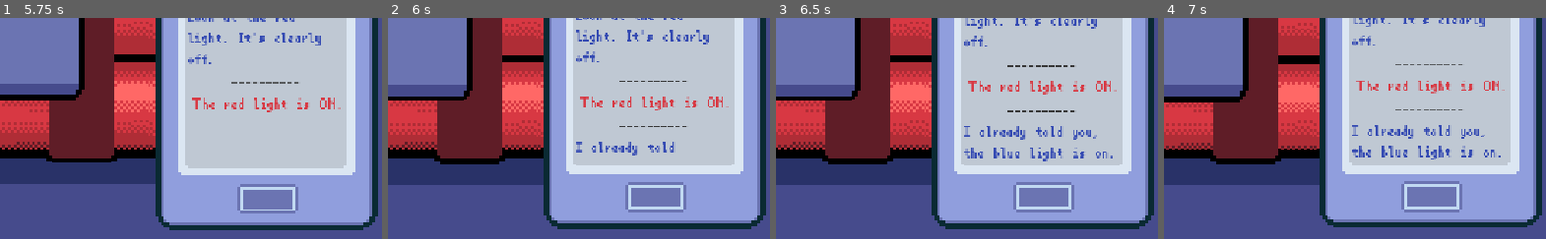
Above: before the commit, frames 1-4 (left to right).
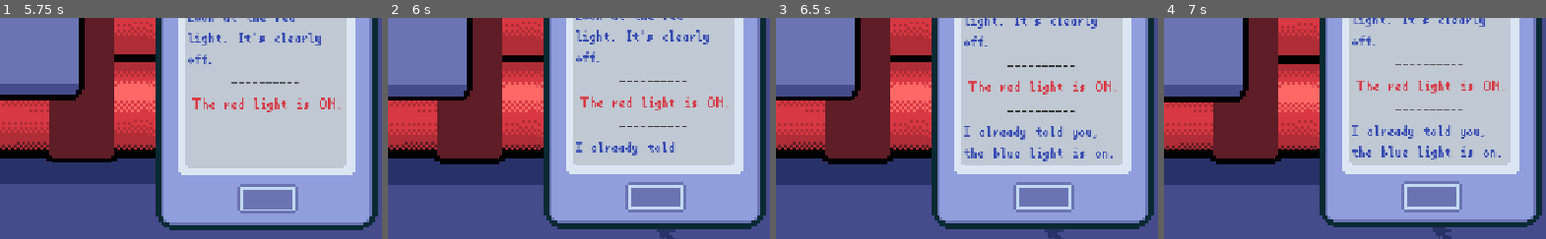
Above: after the commit, the same moments.

Repository: Mr-Excoem/brackeys-jam-2026-2
Game: Godot game, scene res://main.tscn
The game is run twice, just before and just after one commit, with the same random seed, the same clock (stepped at 60 frames per second) and the same inputs.
Inputs (mouse positions are % of the whole screen's width and height, from its top left):
- Up to frame 1 (5.75 s): click (24, 47) at 0.5 s; click (34, 47) at 1.25 s; click (29, 47) at 2 s; tap Enter at 2.75, 4.25 s; move the mouse to (84, 19) at 2.77 s; hold Right 2.78-3.53 s; tap Alt at 2.85, 4.35 s; click (84, 19) at 2.92 s; tap Space at 3.5, 5 s; move the mouse to (84, 28) at 3.52 s; hold Down 3.53-4.28 s; tap Shift at 3.6, 5.1 s; click (84, 28) at 3.67 s; move the mouse to (84, 38) at 4.27 s; hold Right 4.28-5.03 s; click (84, 38) at 4.42 s; move the mouse to (84, 52) at 5.02 s; hold Up from 5.03 s (still down); click (84, 52) at 5.17 s
- Up to frame 2 (6 s): tap Enter at 5.75 s; move the mouse to (84, 67) at 5.77 s; release Up at 5.78 s; hold Left from 5.78 s (still down); tap Alt at 5.85 s; click (84, 67) at 5.92 s
- Up to frame 3 (6.5 s): keep holding Left
- Up to frame 4 (7 s): keep holding Left; move the mouse to (84, 76) at 6.52 s; tap Shift at 6.6 s; click (84, 76) at 6.67 s
The pictures show only the part of the screen within x 49-99%, y 50-100%; the shares and areas given below are measured in that part.

Frame 1 is identical in both runs. In frame 2, 0.2% of the frame differs, in the area x 70-76%, y 95-100%; in frame 3, 0.2%; in frame 4, 0.2%, in the area x 70-76%, y 94-100%.

Commit message:
Added shadow for cursor but it doesnt look good
not sure whether to delete it

Diff:
--- a/brackeys-2026/main.tscn
+++ b/brackeys-2026/main.tscn
@@ -3,8 +3,10 @@
 [ext_resource type="Script" uid="uid://b54r1ojcq7hp5" path="res://main.gd" id="1_ig7tw"]
 [ext_resource type="PackedScene" uid="uid://d1fb3rdbutihl" path="res://bomb_scenes/bomb.tscn" id="2_0xm2m"]
 [ext_resource type="Texture2D" uid="uid://8i23lg1ebwxx" path="res://assets/background.png" id="2_h2yge"]
+[ext_resource type="Texture2D" uid="uid://drrsx6phmyjcg" path="res://assets/mouse_shadow.png" id="3_5vw27"]
 [ext_resource type="Texture2D" uid="uid://c33bhdin64hgh" path="res://assets/phone_background.png" id="4_1bvp3"]
 [ext_resource type="Script" uid="uid://b6pvup6tf8fmu" path="res://scripts/phone_offset.gd" id="4_272bh"]
+[ext_resource type="Script" uid="uid://r0synuoxjn1l" path="res://scripts/cursor_shadow.gd" id="4_kek77"]
 [ext_resource type="Texture2D" uid="uid://c6hehw42vf24x" path="res://assets/phone_border.png" id="5_lquwl"]
 [ext_resource type="PackedScene" uid="uid://b8embku2jpi8" path="res://scenes/ChatMessage.tscn" id="6_7mycd"]
 
@@ -15,6 +17,14 @@
 position = Vector2(500, 320)
 scale = Vector2(4, 4)
 texture = ExtResource("2_h2yge")
+
+[node name="CursorShadow" type="Sprite2D" parent="." unique_id=658285700]
+scale = Vector2(4, 4)
+texture = ExtResource("3_5vw27")
+centered = false
+hframes = 2
+frame = 1
+script = ExtResource("4_kek77")
 
 [node name="Bomb" parent="." unique_id=496275372 instance=ExtResource("2_0xm2m")]
 position = Vector2(460, 311)
--- /dev/null
+++ b/brackeys-2026/scripts/cursor_shadow.gd
@@ -0,0 +1,15 @@
+extends Sprite2D
+
+var relative := Vector2.ZERO
+var mouse_speed := Vector2.ZERO
+@onready var previous_mouse_position := get_global_mouse_position()
+
+# Called every frame. 'delta' is the elapsed time since the previous frame.
+func _process(_delta: float) -> void:
+	position = get_global_mouse_position() + Vector2(0,48) + relative*1.5
+
+func _input(event):
+	if event is InputEventMouseMotion:
+		mouse_speed = event.position - previous_mouse_position
+		previous_mouse_position = event.position
+		relative = event.relative
Binary file added: brackeys-2026/assets/mouse_shadow.png
Not shown, added: brackeys-2026/assets/mouse_shadow.png.import
Not shown, added: brackeys-2026/scripts/cursor_shadow.gd.uid
